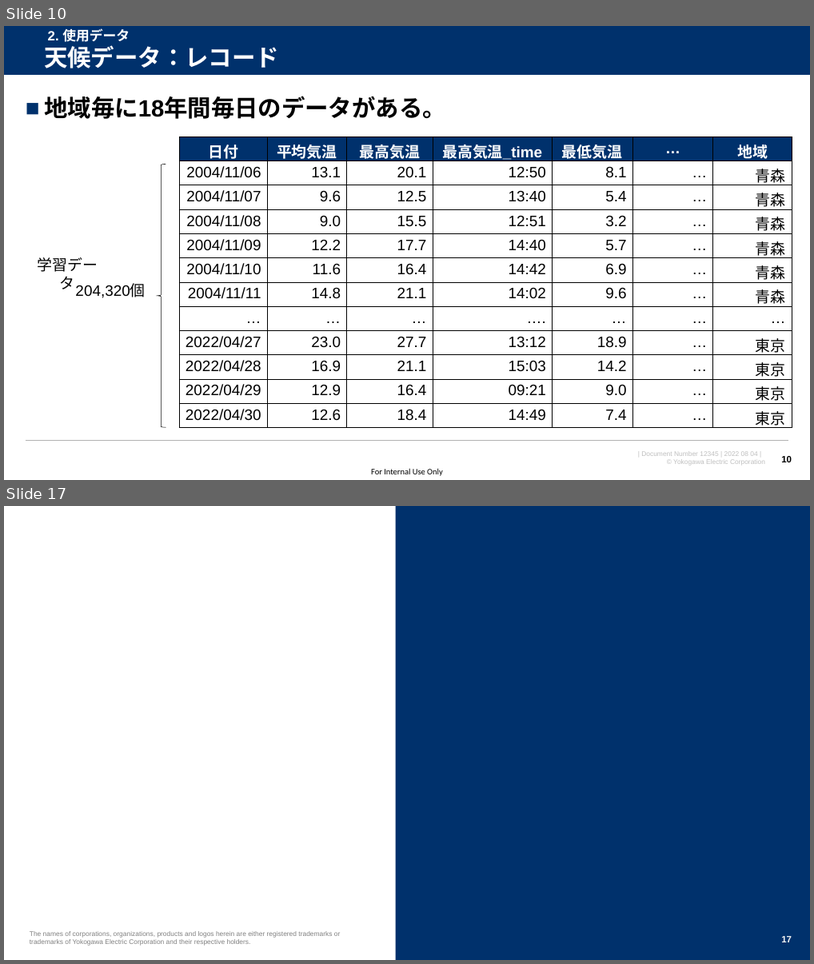
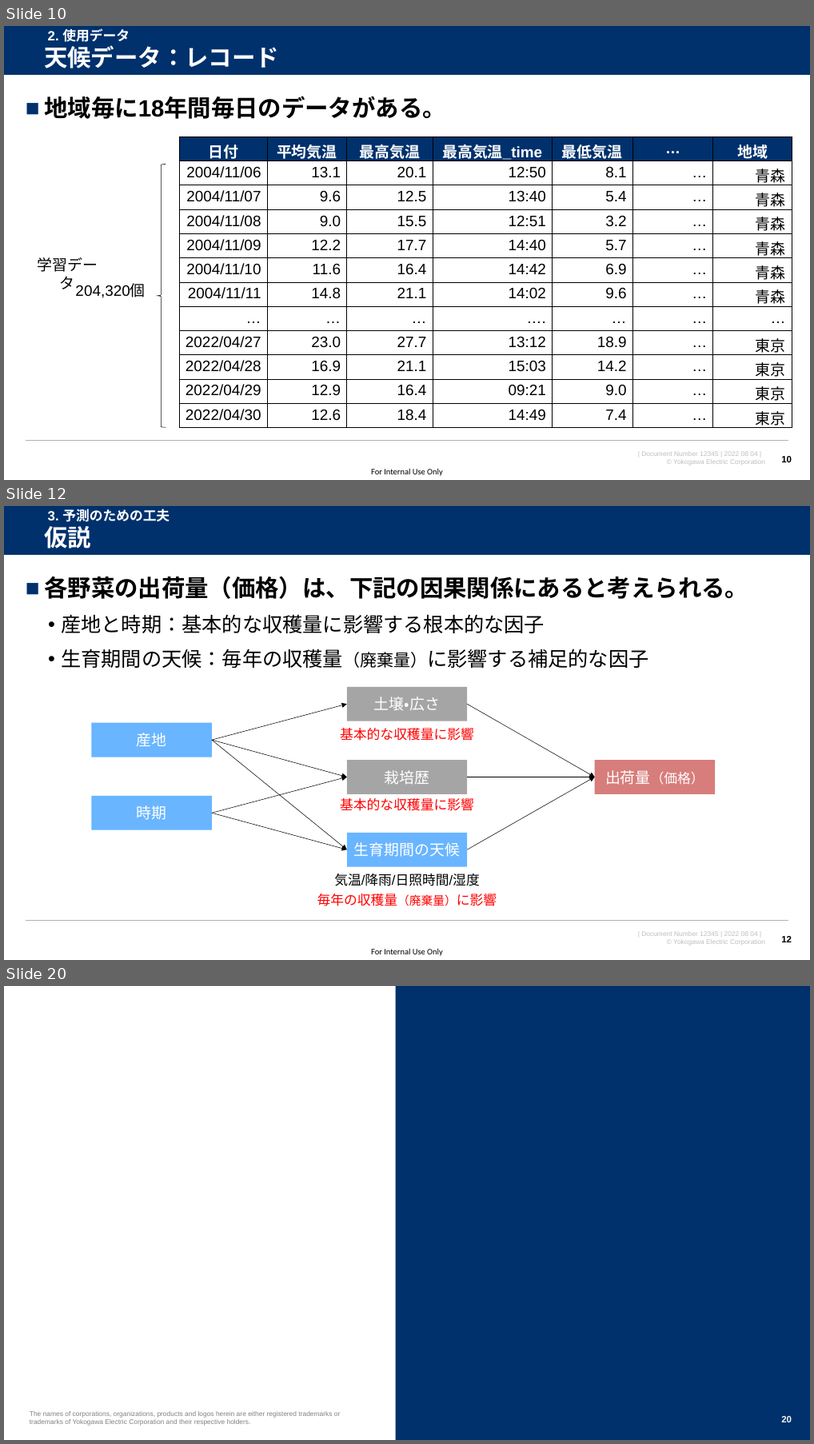
Before and after one commit to watarukumagai-git/opt, a slide deck: MMW/20220804_MMW_kumagai_rev.0.pptx. Shown one above the other, each under a label of ours: slides 10 and 17 before the commit, slides 10, 12 and 20 after it; the slides between them are not shown. The pictures are 814x964 and 814x1444 pixels, drawn with LibreOffice and Linux fonts; fonts in the diff are those of the drawing; background and template pictures are left out. Boxes give left, top, right and bottom in pixels: in the first picture for what was removed or moved away, otherwise in the second. Text is boxed around its words. In the diff, an @@ line names an element or a change of style, - is before the commit and + after.

```diff
--- a/MMW/20220804_MMW_kumagai_rev.0.pptx
+++ b/MMW/20220804_MMW_kumagai_rev.0.pptx
@@ slide 12 added at <box>4,506,810,960</box>, background #FFFFFF; not listed: 5 template elements that a slide beside it also shows @@
@@ title added at <box>44,526,91,548</box>, 28 pt, text #FFFFFF, bold @@
+仮説
@@ text added at <box>48,508,170,522</box>, 16 pt, text #FFFFFF, bold @@
+3. 予測のための工夫
@@ text added at <box>44,576,749,668</box>, 24 pt, text #000000 @@
+■ 各野菜の出荷量（価格）は、下記の因果関係にあると考えられる。
+  • 産地と時期：基本的な収穫量に影響する根本的な因子
+  • 生育期間の天候：毎年の収穫量（廃棄量）に影響する補足的な因子
@@ rectangle added at <box>347,687,467,721</box>, fill #808080 at 70% opacity, 18 pt, text #FFFFFF @@
+土壌・広さ
@@ arrow added from (212, 740) to (347, 704), #000000 0.5 pt @@
@@ arrow added from (467, 704) to (595, 777), #000000 0.5 pt @@
@@ rectangle added at <box>92,723,212,757</box>, fill #2A97FF at 70% opacity, 18 pt, text #FFFFFF @@
+産地
@@ arrow added from (212, 740) to (347, 777), #000000 0.5 pt @@
@@ arrow added from (212, 740) to (347, 850), #000000 0.5 pt @@
@@ text added at <box>340,728,474,740</box>, 16 pt, text #FF0000 @@
+基本的な収穫量に影響
@@ rectangle added at <box>347,760,467,794</box>, fill #808080 at 70% opacity, 18 pt, text #FFFFFF @@
+栽培歴
@@ rectangle added at <box>595,760,715,794</box>, fill #C74643 at 70% opacity, 16 pt, text #FFFFFF @@
+出荷量（価格）
@@ arrow added from (212, 812) to (347, 777), #000000 0.5 pt @@
@@ arrow added from (467, 777) to (595, 777), #000000 0.5 pt @@
@@ arrow added from (467, 850) to (595, 777), #000000 0.5 pt @@
@@ rectangle added at <box>92,796,212,830</box>, fill #2A97FF at 70% opacity, 18 pt, text #FFFFFF @@
+時期
@@ arrow added from (212, 812) to (347, 850), #000000 0.5 pt @@
@@ text added at <box>340,798,474,811</box>, 16 pt, text #FF0000 @@
+基本的な収穫量に影響
@@ rectangle added at <box>347,832,467,867</box>, fill #2A97FF at 70% opacity, 18 pt, text #FFFFFF @@
+生育期間の天候
@@ text added at <box>334,873,480,886</box>, 16 pt, text #000000 @@
+気温/降雨/日照時間/湿度
@@ text added at <box>318,893,497,906</box>, 16 pt, text #FF0000 @@
+毎年の収穫量（廃棄量）に影響
@@ page number added at <box>782,936,792,942</box>, 11 pt, text #000000, bold @@
+12
@@ what was slide 17 is now slide 20 @@
@@ page number at <box>782,1416,792,1422</box>: text changed @@
-17
+20
```
Also in this commit, not shown: 10 slides changed, 3 other slides added, 1 slide removed.
